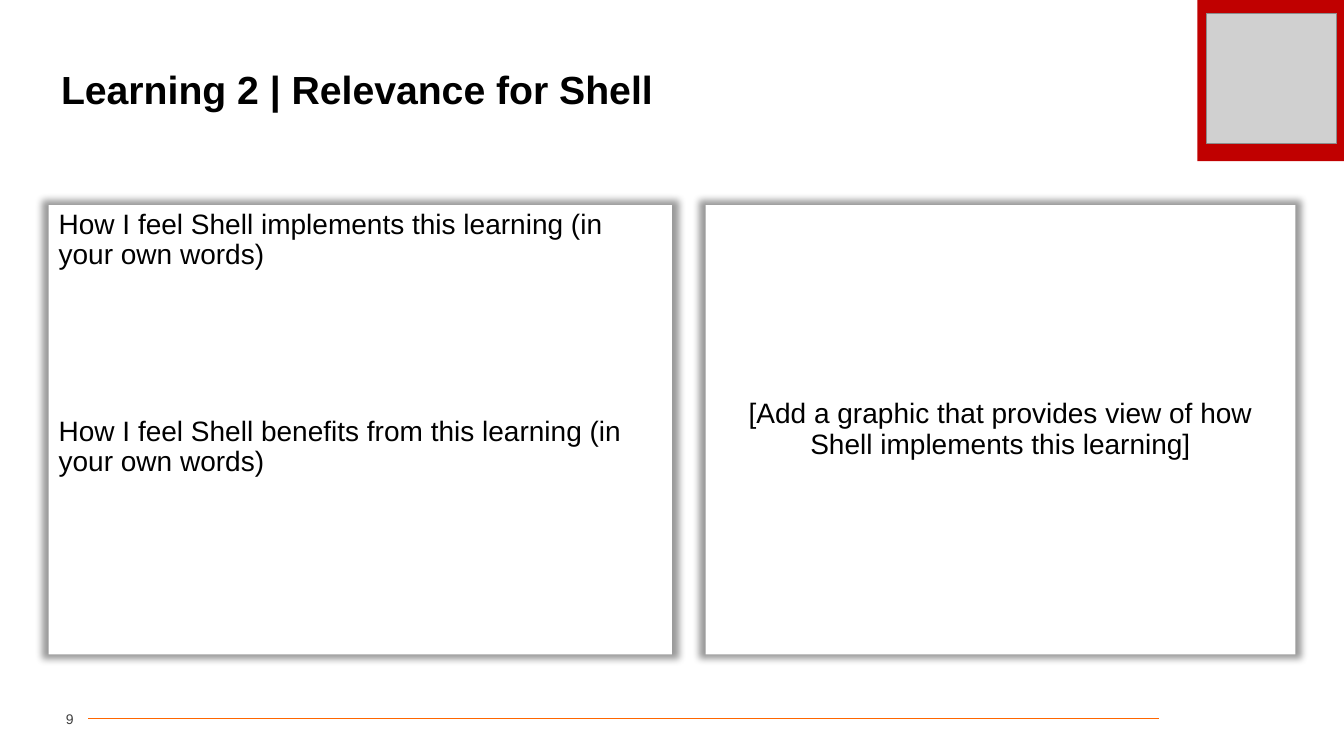
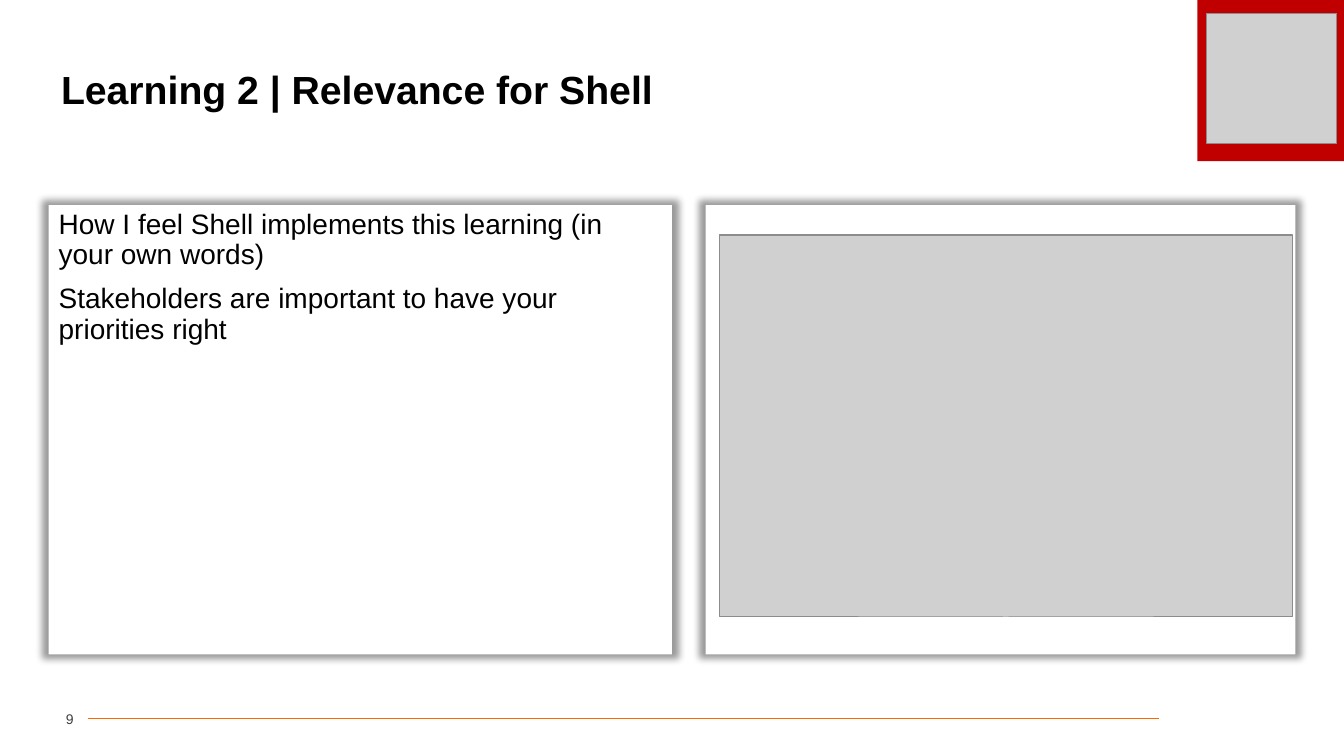
Before and after one commit to cherryycodes/unext, a slide deck: slide 9 of soft skills journey ppt.pptx. Drawn at 1344x756 pixels with LibreOffice and Linux fonts; fonts in the diff are those of the drawing; grey boxes stand for pictures; background and template pictures are left out. Boxes give left, top, right and bottom in pixels: in the first picture for what was removed or moved away, otherwise in the second. Text is boxed around its words. In the diff, an @@ line names an element or a change of style, - is before the commit and + after.

```diff
--- a/soft skills journey ppt.pptx
+++ b/soft skills journey ppt.pptx
@@ picture added at (x1=720, y1=235, x2=1293, y2=617) @@
@@ text in rectangle at (x1=59, y1=287, x2=557, y2=344): text changed @@
-How I feel Shell benefits from this learning (in your own words)
+Stakeholders are important to have your priorities right
@@ text in rectangle at (x1=749, y1=402, x2=1251, y2=459): text removed @@
-[Add a graphic that provides view of how Shell implements this learning]
```
Also in this commit, not shown: 7 other slides changed, 7 slides removed, 1 other file.
